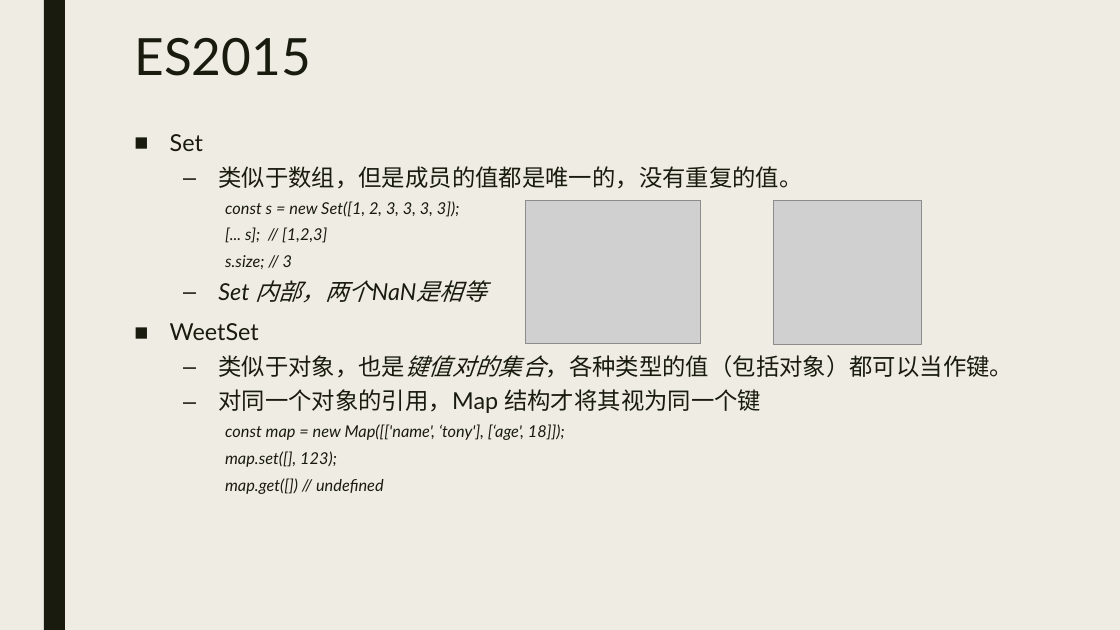
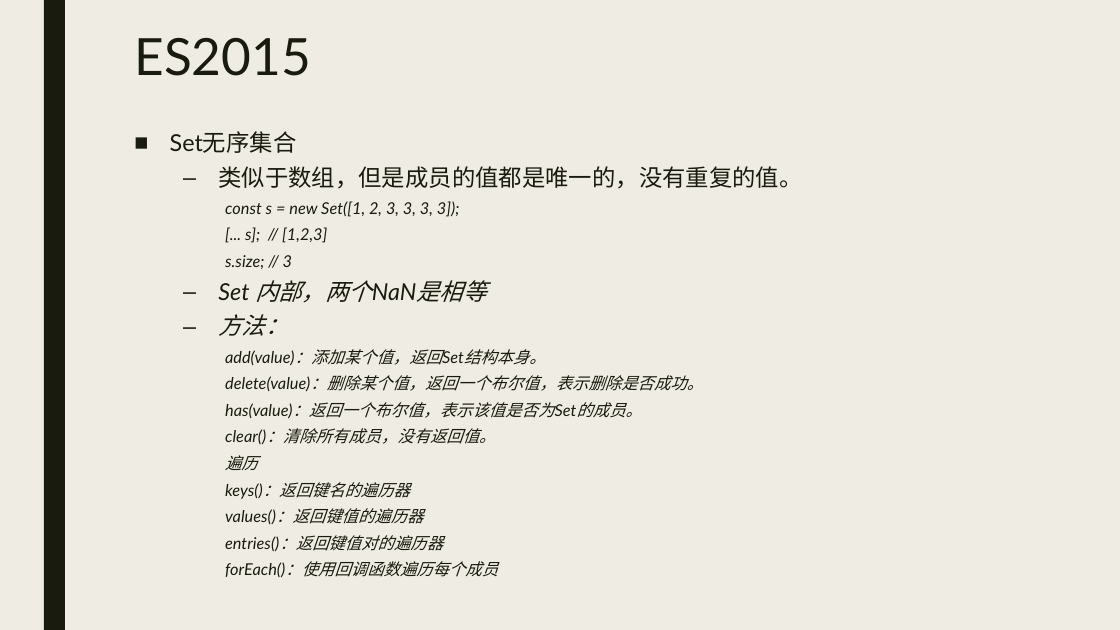
Before and after one commit to wflonglong/wflonglong.github.io, a slide deck: slide 12 of source/ppt/ES6.pptx (slide 11 before the commit). Drawn at 1120x630 pixels with LibreOffice and Linux fonts; fonts in the diff are those of the drawing; grey boxes stand for pictures. Boxes give left, top, right and bottom in pixels: in the first picture for what was removed or moved away, otherwise in the second. Text is boxed around its words. In the diff, an @@ line names an element or a change of style, - is before the commit and + after.

```diff
--- a/source/ppt/ES6.pptx
+++ b/source/ppt/ES6.pptx
@@ text at <box>170,131,297,153</box>: text changed @@
-■ Set
+■ Set无序集合
@@ picture removed at <box>526,200,702,344</box> @@
@@ picture removed at <box>774,200,922,344</box> @@
@@ text at <box>218,314,703,577</box>: text changed @@
-■ WeetSet
-  – 类似于对象，也是键值对的集合，各种类型的值（包括对象）都可以当作键。
-  – 对同一个对象的引用，Map 结构才将其视为同一个键
-    const map = new Map([['name', ‘tony'], [‘age', 18]]);
-    map.set([], 123);
-    map.get([]) // undefined
+  – 方法：
+    add(value)：添加某个值，返回Set结构本身。
+    delete(value)：删除某个值，返回一个布尔值，表示删除是否成功。
+    has(value)：返回一个布尔值，表示该值是否为Set的成员。
+    clear()：清除所有成员，没有返回值。
+    遍历
+    keys()：返回键名的遍历器
+    values()：返回键值的遍历器
+    entries()：返回键值对的遍历器
+    forEach()：使用回调函数遍历每个成员
```
Also in this commit, not shown: 4 other slides changed, 3 slides added.
